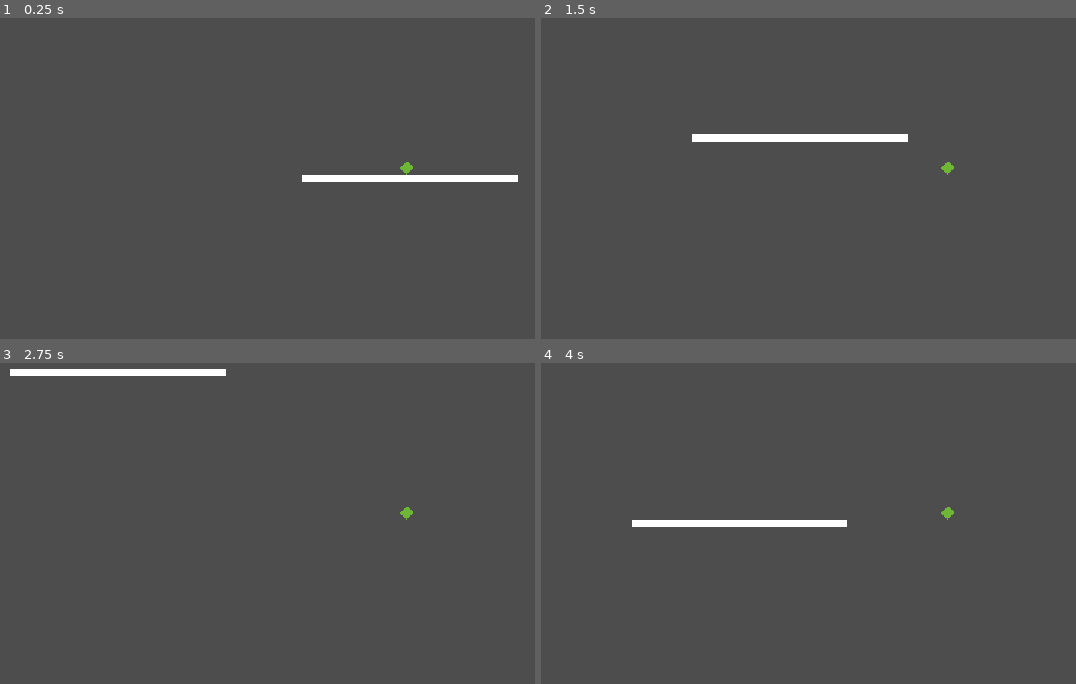
Above: before the commit, frames 1-4 (two rows, left to right).
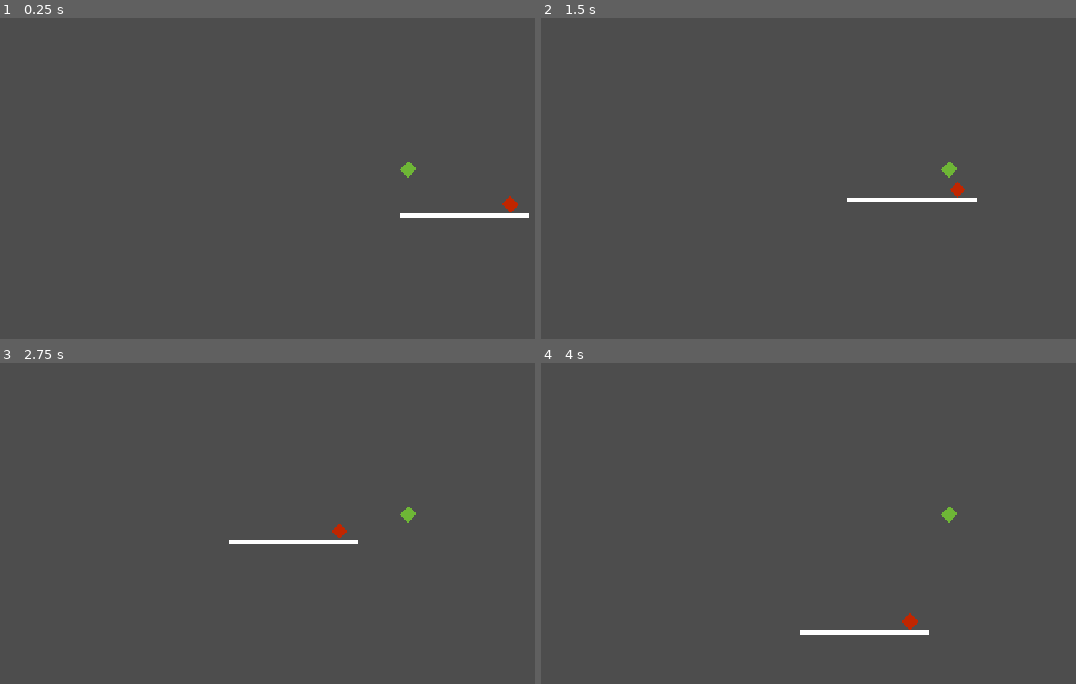
Above: after the commit, the same moments.

Repository: losanders6891/godotStuff
Game: Godot game, scene res://scenes/levels/l_test_level.tscn
Same seed, same stepped clock (60 frames per second), same inputs: the game is played once before the commit and once after it. Before the commit the project starts from res://scenes/levels/node_2d.tscn.
Inputs:
- Up to frame 1 (0.25 s): no input
- Up to frame 2 (1.5 s): tap Enter at 0.5 s; hold D (right) 0.53-1.28 s; hold S (backward) from 1.28 s (still down)
- Up to frame 3 (2.75 s): tap Space at 2 s; release S (backward) at 2.03 s; hold D (right) from 2.03 s (still down)
- Up to frame 4 (4 s): release D (right) at 2.78 s; hold W (forward) 2.78-3.53 s; hold A (left) from 3.53 s (still down)

The runs differ from the first frame. In frame 1, 1.4% of the frame differs, in the area x 56-99%, y 44-63%; in frame 2, 1.4%, in the area x 28-82%, y 36-58%; in frame 3, 1.3%; in frame 4, 1.4%.

Commit message:
improved move

Diff:
--- a/worse-hell/control.tscn
+++ b/worse-hell/control.tscn
@@ -1,6 +1,6 @@
 [gd_scene format=3 uid="uid://c65suf21qvnyh"]
 
-[ext_resource type="Texture2D" uid="uid://8nww4rliroie" path="res://icon.svg" id="1_0fbet"]
+[ext_resource type="Texture2D" uid="uid://8nww4rliroie" path="res://sprites/misc/icon.svg" id="1_0fbet"]
 
 [sub_resource type="CanvasItemMaterial" id="CanvasItemMaterial_kpaqk"]
 
@@ -9,9 +9,9 @@
 anchors_preset = 15
 anchor_right = 1.0
 anchor_bottom = 1.0
-offset_left = 1.0
+offset_left = 29.0
 offset_top = -2.0
-offset_right = -387.0
+offset_right = -359.0
 offset_bottom = -135.0
 grow_horizontal = 2
 grow_vertical = 2
--- /dev/null
+++ b/worse-hell/default_bus_layout.tres
@@ -0,0 +1,4 @@
+[gd_resource type="AudioBusLayout" format=3 uid="uid://8a8tfskcwqpi"]
+
+[resource]
+bus/0/volume_db = -0.0016212463
--- /dev/null
+++ b/worse-hell/scenes/enemies/test_enemy.gd
@@ -0,0 +1,8 @@
+class_name enemy extends CharacterBody2D
+
+
+
+func _physics_process(delta: float) -> void:
+
+
+	move_and_slide()
--- a/worse-hell/test_enemy.tscn
+++ b/worse-hell/scenes/enemies/test_enemy.tscn
@@ -1,11 +1,15 @@
 [gd_scene format=3 uid="uid://x84ky6xdh74v"]
+
+[ext_resource type="Script" uid="uid://bs2jr1cnld6rl" path="res://scenes/enemies/test_enemy.gd" id="1_pnhpx"]
 
 [sub_resource type="RectangleShape2D" id="RectangleShape2D_q7die"]
 size = Vector2(4, 4)
 
-[node name="CharacterBody2D" type="CharacterBody2D" unique_id=442742012]
-collision_layer = 7
+[node name="test_enemy" type="CharacterBody2D" unique_id=442742012]
+collision_layer = 5
 collision_mask = 7
+motion_mode = 1
+script = ExtResource("1_pnhpx")
 
 [node name="placeholder sprite" type="Polygon2D" parent="." unique_id=461779744]
 scale = Vector2(4, 2)
--- a/worse-hell/scenes/levels/node_2d.tscn
+++ b/worse-hell/scenes/levels/l_test_level.tscn
@@ -1,6 +1,7 @@
 [gd_scene format=3 uid="uid://be6tn2ngeu6dk"]
 
-[ext_resource type="PackedScene" uid="uid://cdgxxowwpxg47" path="res://scenes/player.tscn" id="1_3g1ys"]
+[ext_resource type="PackedScene" uid="uid://cdgxxowwpxg47" path="res://scenes/player.tscn" id="1_ekkjd"]
+[ext_resource type="PackedScene" uid="uid://x84ky6xdh74v" path="res://scenes/enemies/test_enemy.tscn" id="2_6l2lt"]
 
 [sub_resource type="RectangleShape2D" id="RectangleShape2D_g1tb1"]
 size = Vector2(62, 2)
@@ -18,6 +19,13 @@
 scale = Vector2(20.666668, 0.5)
 polygon = PackedVector2Array(0, 0, 0, 2, 0, 4, 3, 4, 3, 2, 3, 0)
 
-[node name="player" parent="." unique_id=1569428923 instance=ExtResource("1_3g1ys")]
-position = Vector2(28, 25)
+[node name="player" parent="." unique_id=1569428923 instance=ExtResource("1_ekkjd")]
+position = Vector2(0, 1)
+scale = Vector2(2, 2)
+camera_zoom_y = 3.0
+camera_zoom_x = 3.0
 movespeed = 58
+
+[node name="test_enemy" parent="." unique_id=442742012 instance=ExtResource("2_6l2lt")]
+position = Vector2(49, 19)
+scale = Vector2(2, 2)
--- a/worse-hell/scenes/player.tscn
+++ b/worse-hell/scenes/player.tscn
@@ -1,6 +1,6 @@
 [gd_scene format=3 uid="uid://cdgxxowwpxg47"]
 
-[ext_resource type="Script" uid="uid://bopo70gu85xmq" path="res://scripts/player.gd" id="1_4flbx"]
+[ext_resource type="Script" uid="uid://bopo70gu85xmq" path="res://scripts/player_scripts/player.gd" id="1_4flbx"]
 
 [sub_resource type="RectangleShape2D" id="RectangleShape2D_q7die"]
 size = Vector2(2, 2)
--- a/worse-hell/scripts/player.gd
+++ /dev/null
@@ -1,13 +0,0 @@
-class_name playerController extends CharacterBody2D
-##primarily does movement right now
-@export_category("stats")
-@export var movespeed = 28
-
-
-func _physics_process(delta: float) -> void:
-	#gets direction from inputs, normalizes it, and applies movespeed to it
-	var dir = Input.get_vector("left","right","forward","backward").normalized()
-	velocity = dir * movespeed
-
-	#actually applies movement
-	move_and_slide()
--- /dev/null
+++ b/worse-hell/scripts/player_scripts/player.gd
@@ -0,0 +1,26 @@
+class_name playerController extends CharacterBody2D
+##primarily does movement right now
+@export_category("camera")
+@export var camera_zoom_y = 1.0
+@export var camera_zoom_x = 1.0
+@export_category("overworld stats")
+@export var movespeed = 28
+@export var acceleration = 8
+@export var deceleration = 2
+
+@onready var camera: Camera2D = $Camera2D
+func _ready() -> void:
+	camera.zoom = Vector2(camera_zoom_x,camera_zoom_y)
+
+
+func _physics_process(delta: float) -> void:
+
+	#gets direction from inputs, normalizes it, and applies movespeed to it
+	var dir = Input.get_vector("left","right","forward","backward").normalized()
+	if dir:
+		velocity = velocity.move_toward(dir * movespeed, acceleration)
+
+	else:
+		velocity = velocity.move_toward(Vector2(0,0), deceleration)
+	#actually applies movement
+	move_and_slide()
Not shown, added: worse-hell/scenes/enemies/test_enemy.gd.uid
Renamed: worse-hell/node_2d.tscn -> worse-hell/scenes/levels/idk.tscn
Renamed: worse-hell/scripts/player.gd.uid -> worse-hell/scripts/player_scripts/player.gd.uid
